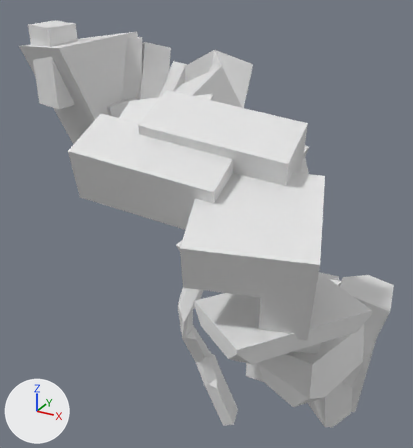
An edit to the FBX model zones/zone_1/assets/climbing_wall.fbx, drawn before and after from the same camera.
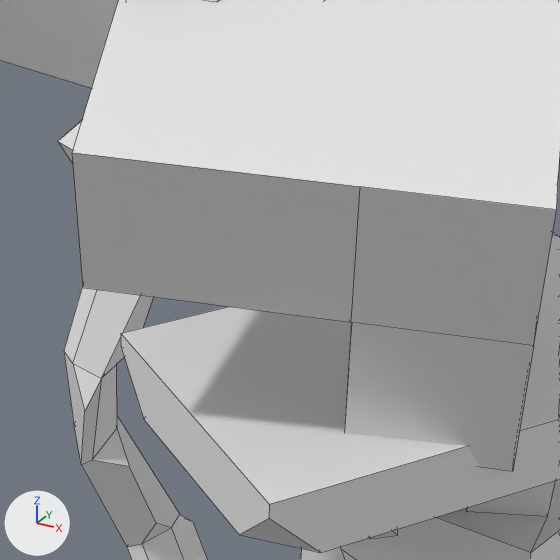
Old and new are each drawn whole from a camera (50 mm lens) standing at (11.7, -30.8, 25.3) and looking at (-2.9, -4.3, 12.1) and again close up on the part from 39% to 78% of the width and 46% to 82% of the height. Every picture has the same lights, and +X, +Y and +Z are marked at lower left. The first two pictures are the older version. The close-ups show mesh edges as thin lines. Where no turn or scale is listed for an object, it has been applied to the vertices.
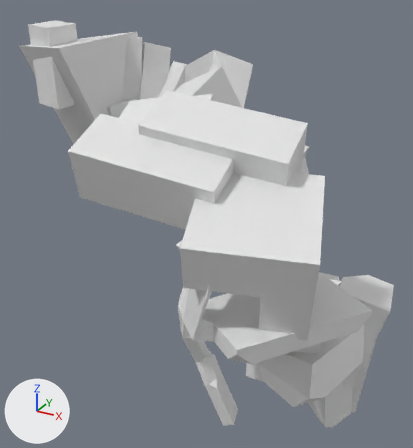
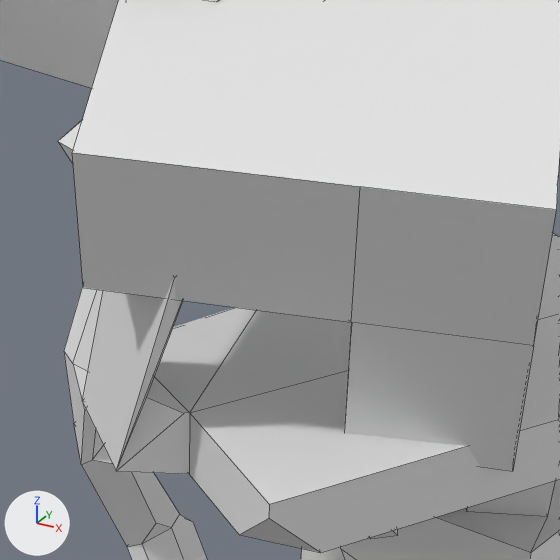
The edits, one by one:
me_cube_024 is used by ob_cube_017; location (4.92, -12.19, 12.8).
me_cube_024 had 330 vertices, 186 faces and spanned x -6.6..3.4, y -3.5..15.0, z -14.0..0.4.
me_cube_024 now has 346 vertices, 202 faces and spans x -6.6..3.4, y -3.5..15.0, z -14.0..3.2.
Part 1, on me_cube_024:
1 vertex is removed from x -3.2, y -1.4, z 0.4.
5 faces are deleted.
17 vertices are added at x -3.3..1.8, y -3.2..2.4, z -0.4..3.2.
21 new faces join them.

Changed parts and their boxes (x1, y1, x2, y2) in the close-ups (560 x 560 px):
'Cube.017', reshaped
    before: (121, 233, 560, 560)
    after: (82, 233, 560, 560)
part 1 of me_cube_024, built on
    before: (121, 236, 560, 482)
    after: (82, 236, 560, 482)
